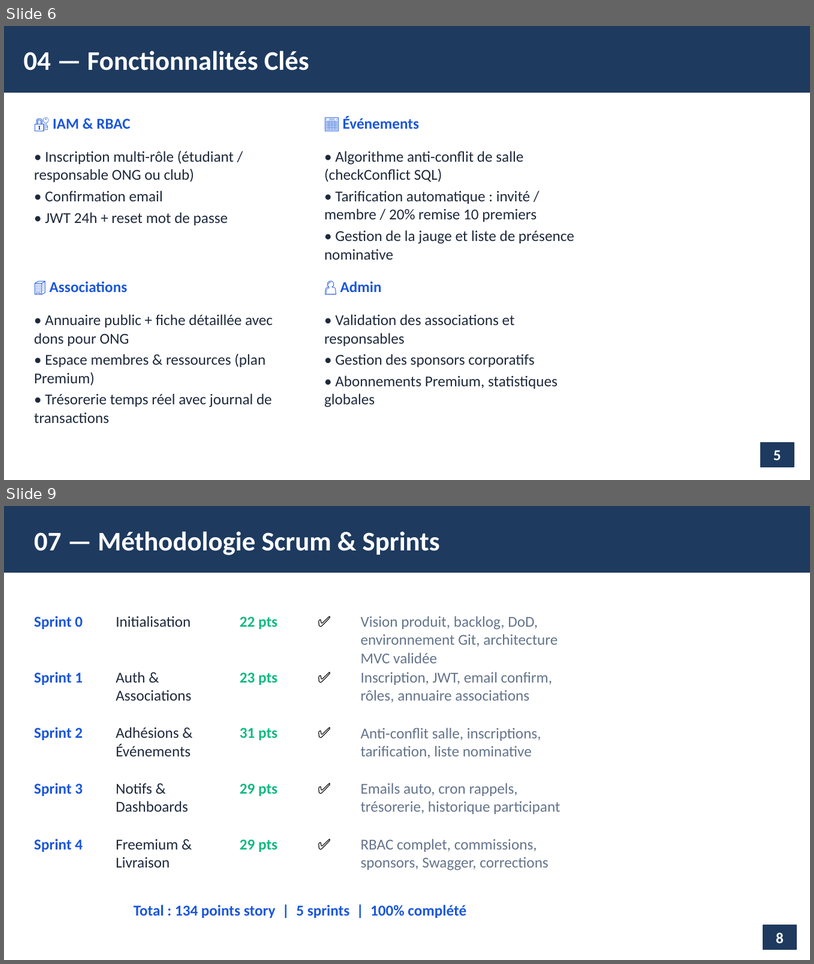
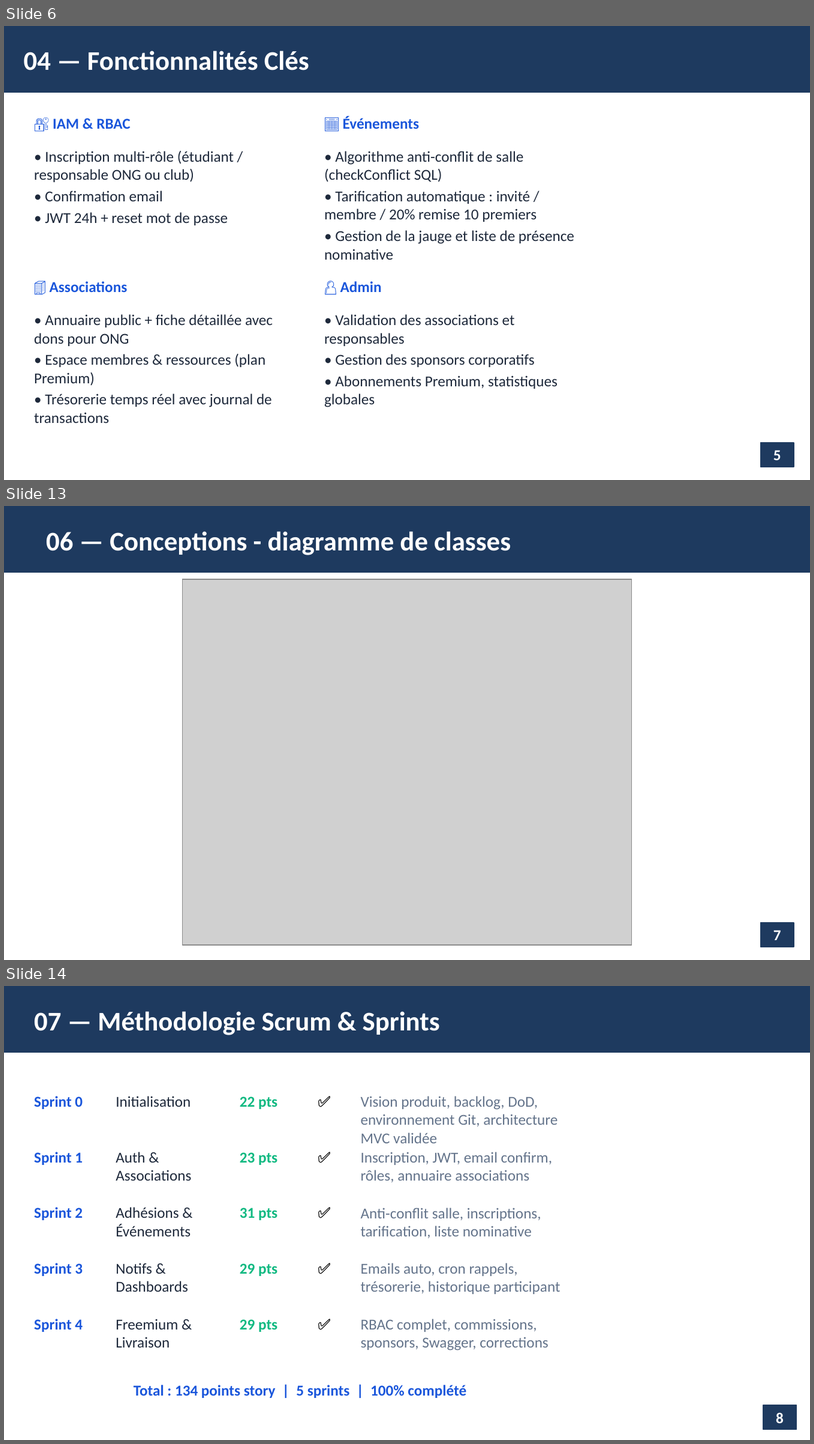
Before and after one commit to saleck24/CampusConnect, a slide deck: doc_campusconnect/CampusConnect_Presentation_Soutenance.pptx. Shown one above the other, each under a label of ours: slides 6 and 9 before the commit, slides 6, 13 and 14 after it; the slides between them are not shown. The pictures are 814x964 and 814x1444 pixels, drawn with LibreOffice and Linux fonts; fonts in the diff are those of the drawing; grey boxes stand for pictures. Boxes give left, top, right and bottom in pixels: in the first picture for what was removed or moved away, otherwise in the second. Text is boxed around its words. In the diff, an @@ line names an element or a change of style, - is before the commit and + after.

```diff
--- a/doc_campusconnect/CampusConnect_Presentation_Soutenance.pptx
+++ b/doc_campusconnect/CampusConnect_Presentation_Soutenance.pptx
@@ slide 13 added at [4,506,810,960], background #FFFFFF @@
@@ rectangle added at [4,506,810,573], fill #1E3A5F, outline #1E3A5F 1 pt @@
@@ text added at [46,531,511,555], 32 pt, text #FFFFFF, bold @@
+06 — Conceptions - diagramme de classes
@@ picture added at [182,579,633,945] @@
@@ rectangle added at [761,922,795,946], fill #1E3A5F, outline #1E3A5F 1 pt, 18 pt, text #FFFFFF, bold @@
+7
@@ what was slide 9 is now slide 14 @@
```
Also in this commit, not shown: 1 slide changed, 4 other slides added, 2 other files.
